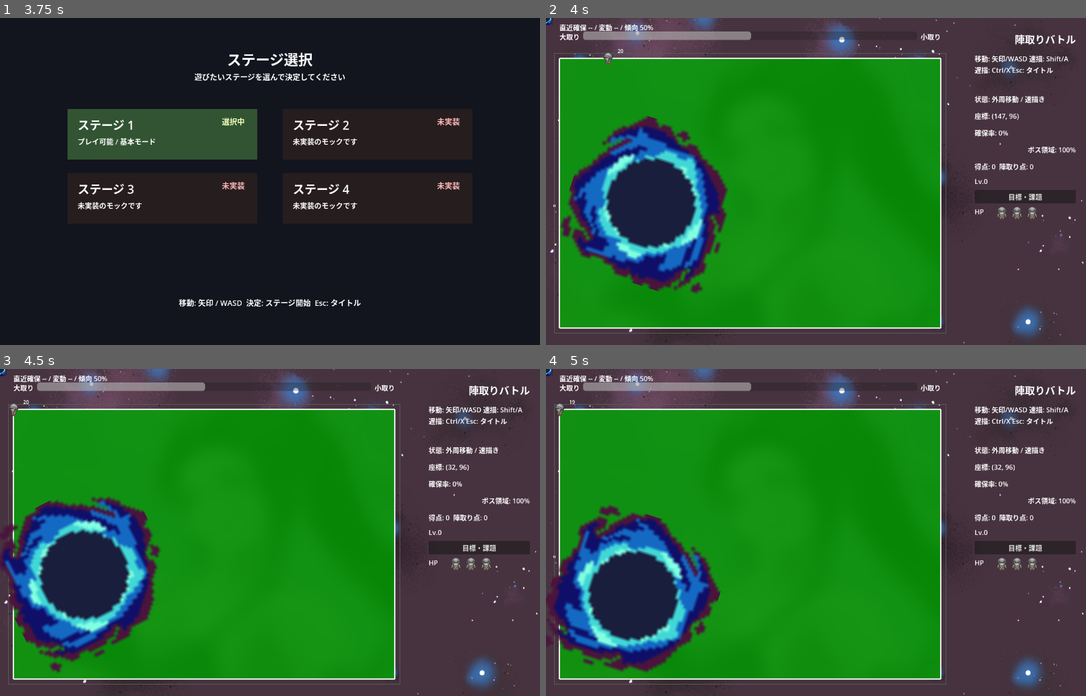
Above: before the commit, frames 1-4 (two rows, left to right).
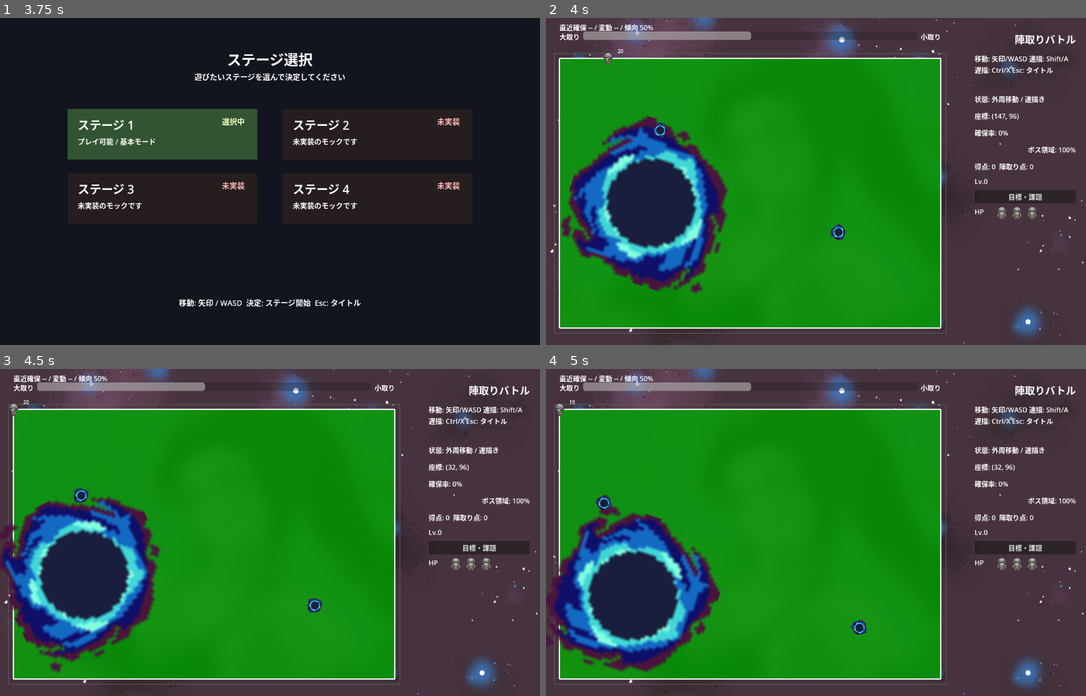
Above: after the commit, the same moments.

Repository: goenc/qix-project
Game: Godot game, scene res://scenes/title_main.tscn
The game is run twice, just before and just after one commit, with the same random seed, the same clock (stepped at 60 frames per second) and the same inputs.
Inputs (mouse positions are in pixels of both pictures, inside the frame that each line leads up to):
- Up to frame 1 (3.75 s): tap Enter (qix_start) at 0.5, 1.25, 1.35, 2, 2.75, 3.5 s; move the mouse to (388, 165) at 0.52 s; hold Right (move_right) 0.53-1.28 s; tap Shift (qix_draw) at 0.6 s; click (388, 165) at 0.67 s; tap Space at 0.77, 1.52, 3.02 s; move the mouse to (162, 197) at 1.27 s; hold Down (move_down) 1.28-2.03 s; move the mouse to (324, 109) at 2.02 s; hold Right (move_right) 2.03-2.78 s; tap Ctrl at 2.1 s; move the mouse to (243, 246) at 2.77 s; hold Up (move_up) 2.78-3.53 s; tap 1 at 2.85 s; click (243, 246) at 2.92 s; move the mouse to (432, 230) at 3.52 s; hold Left (move_left) from 3.53 s (still down); tap 2 at 3.6 s
- Up to frame 2 (4 s): keep holding Left (move_left); tap Space at 3.77 s
- Up to frame 3 (4.5 s): keep holding Left (move_left); move the mouse to (108, 483) at 4.27 s; tap 3 at 4.35 s
- Up to frame 4 (5 s): keep holding Left (move_left); tap Space at 4.52 s

Frame 1 is identical in both runs. In frame 2, 0.2% of the frame differs, in the area x 0-56%, y 0-69%; in frame 3, 0.2%, in the area x 0-60%, y 0-75%; in frame 4, 0.2%.
Error before the commit: Parse Error: Cannot infer the type of "boss_position" variable because the value doesn't have a set type. (res://scripts/enemy/minor_enemy.gd:391)

Commit message:
雑魚敵スクリプトの型推論エラーを修正
ボス参照を Node 型のまま position にアクセスしていたため minor_enemy.gd がパースエラーとなり、雑魚が表示されなくなっていた。

変更点:
- base_boss と _get_base_boss() の型を Node2D に変更

確認内容:
- minor_enemy.gd がパースエラーなく読み込めること
- base_main 起動後に雑魚がプレイフィールド上に配置され process が動くこと

Diff:
--- a/scripts/enemy/minor_enemy.gd
+++ b/scripts/enemy/minor_enemy.gd
@@ -17,7 +17,7 @@
 @onready var body: Sprite2D = $Body
 @onready var pick_area: Area2D = $PickArea
 @onready var base_player: Node = get_node_or_null("../BasePlayer")
-@onready var base_boss: Node = get_node_or_null("../BBOS")
+@onready var base_boss: Node2D = get_node_or_null("../BBOS") as Node2D
 
 var playfield_rect: Rect2 = Rect2()
 var active_outer_loop: PackedVector2Array = PackedVector2Array()
@@ -369,10 +369,10 @@
 	return base_player
 
 
-func _get_base_boss() -> Node:
+func _get_base_boss() -> Node2D:
 	if is_instance_valid(base_boss):
 		return base_boss
-	base_boss = get_node_or_null("../BBOS")
+	base_boss = get_node_or_null("../BBOS") as Node2D
 	return base_boss
 
 
